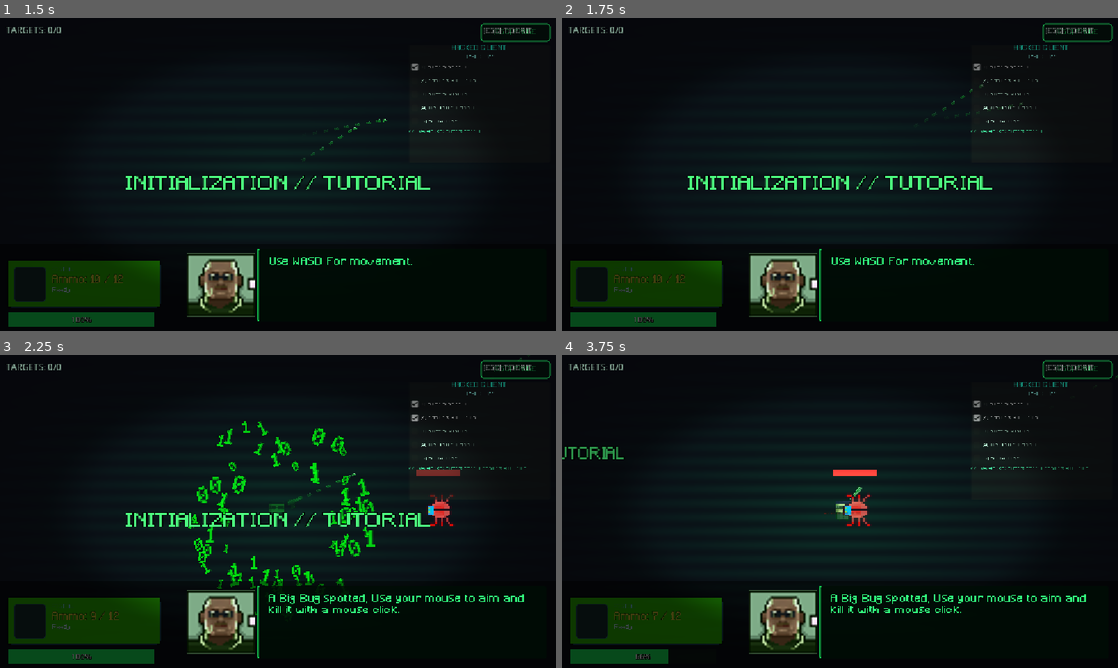
Above: before the commit, frames 1-4 (two rows, left to right).
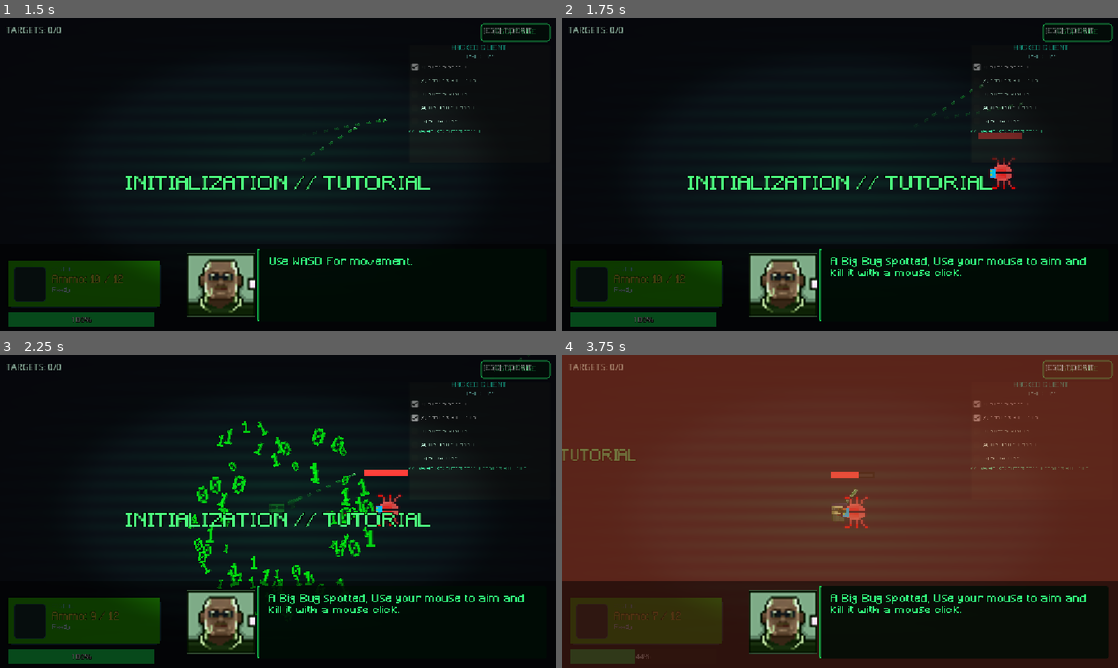
Above: after the commit, the same moments.

Repository: vision-for-change/rules-broken-v2
Game: Godot game, scene res://tutorial.tscn
Two runs of this game, one before a commit and one after it. Both use one fixed random seed, a clock stepped at 60 frames per second and the inputs below. This scene is started directly instead of the project's main scene.
Inputs (mouse positions are in pixels of both pictures, inside the frame that each line leads up to):
- Up to frame 1 (1.5 s): tap Enter (ui_accept) at 0.5, 0.77 s; move the mouse to (400, 158) at 0.52 s; hold Right (move_right) 0.53-1.25 s; tap Space (dash) at 0.6 s; click (400, 158) at 0.67 s; click "[1] SUPER SPEED" at 1.25 s
- Up to frame 2 (1.75 s): no input
- Up to frame 3 (2.25 s): click "[2] FASTER BULLETS" at 2 s
- Up to frame 4 (3.75 s): drag from (728, 527) to (1067, 405) at 2.77 s; move the mouse to (895, 442) at 3.52 s; hold Right (move_right) from 3.53 s (still down); tap E (interact) at 3.6 s

Frame 1 is identical in both runs. In frame 2, 1.1% of the frame differs, in the area x 48-95%, y 36-83%; in frame 3, 0.9%; in frame 4, 85%, in the area x 0-100%, y 0-100%.

Commit message:
Tutorial finally fixed
holy

Diff:
--- a/scenes/levels/TutorialLevel.gd
+++ b/scenes/levels/TutorialLevel.gd
@@ -42,8 +42,8 @@
 	# Listen for events
 	EventBus.action_approved.connect(_on_action_approved)
 	EventBus.enemy_defeated.connect(_on_enemy_defeated_tutorial)
-	# Listen for hack usage to finish tutorial
-	EventBus.action_exploited.connect(_on_hack_used)
+	# Backup: Listen for hack usage to finish tutorial
+	EventBus.action_exploited.connect(_on_hack_used_signal)
 
 func get_stage_number() -> int:
 	return 5 # Unlock all hacks for trial
@@ -174,23 +174,53 @@
 			var players = get_tree().get_nodes_in_group("player")
 			if not players.is_empty():
 				players[0].call("set_hacked_client_modes", false, false, false, false, false, false)
+			# Start robust polling
+			_check_for_hack_activation()
 
 		Stage.DONE:
 			_set_instruction("CERTIFICATION COMPLETE.")
 			_show_advanced_completion_ui()
 
-func _on_hack_used(_action_info, _loophole_desc) -> void:
+func _check_for_hack_activation() -> void:
+	if _current_stage != Stage.HACK_MENU:
+		return
+
+	var player = get_tree().get_first_node_in_group("player")
+	if is_instance_valid(player):
+		var modes = player.call("get_hacked_client_modes")
+		var any_active = false
+		for m in modes.values():
+			if m == true:
+				any_active = true
+				break
+
+		if any_active:
+			_complete_hack_stage()
+			return
+
+	# Keep checking every 0.3s
+	get_tree().create_timer(0.3).timeout.connect(_check_for_hack_activation)
+
+func _on_hack_used_signal(_info, _desc) -> void:
 	if _current_stage == Stage.HACK_MENU:
-		# Small delay for dramatic effect
-		get_tree().create_timer(1.2).timeout.connect(func():
-			if _current_stage == Stage.HACK_MENU:
-				_start_stage(Stage.DONE)
-		)
+		_complete_hack_stage()
+
+func _complete_hack_stage() -> void:
+	if _current_stage != Stage.HACK_MENU: return
+
+	# Mark as done so we don't trigger twice
+	_current_stage = Stage.DONE
+	EventBus.log("TUTORIAL: Hack trial successful!", "exploit")
+
+	# Small delay for dramatic effect
+	get_tree().create_timer(1.0).timeout.connect(func():
+		_start_stage(Stage.DONE)
+	)
 
 func _on_action_approved(action: Dictionary) -> void:
 	if _current_stage == Stage.MOVEMENT and action["type"] == ActionBus.MOVE:
 		# Short delay after first move
-		get_tree().create_timer(1.5).timeout.connect(func():
+		get_tree().create_timer(1.0).timeout.connect(func():
 			if _current_stage == Stage.MOVEMENT: _start_stage(Stage.BUG_COMBAT)
 		)
 
@@ -218,13 +248,17 @@
 
 	var style = StyleBoxFlat.new()
 	style.bg_color = Color(0, 0.1, 0.05, 0.95)
-	style.border_width_all = 3
+	# FIX: set_border_width_all instead of property border_width_all
+	style.set_border_width_all(3)
 	style.border_color = Color(0.2, 1.0, 0.5)
 	style.set_corner_radius_all(10)
 	_completion_popup.add_theme_stylebox_override("panel", style)
 
 	var margin = MarginContainer.new()
-	margin.add_theme_constant_override("margin_all", 30)
+	margin.add_theme_constant_override("margin_left", 30)
+	margin.add_theme_constant_override("margin_top", 30)
+	margin.add_theme_constant_override("margin_right", 30)
+	margin.add_theme_constant_override("margin_bottom", 30)
 	_completion_popup.add_child(margin)
 
 	var vbox = VBoxContainer.new()
